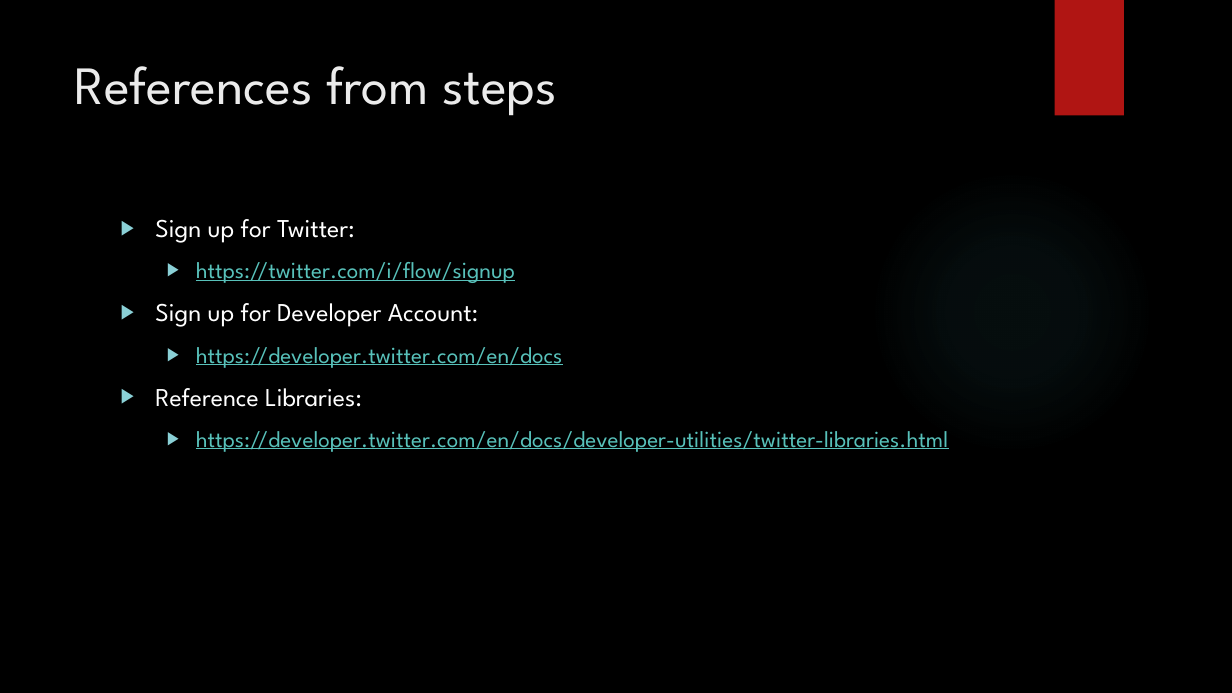
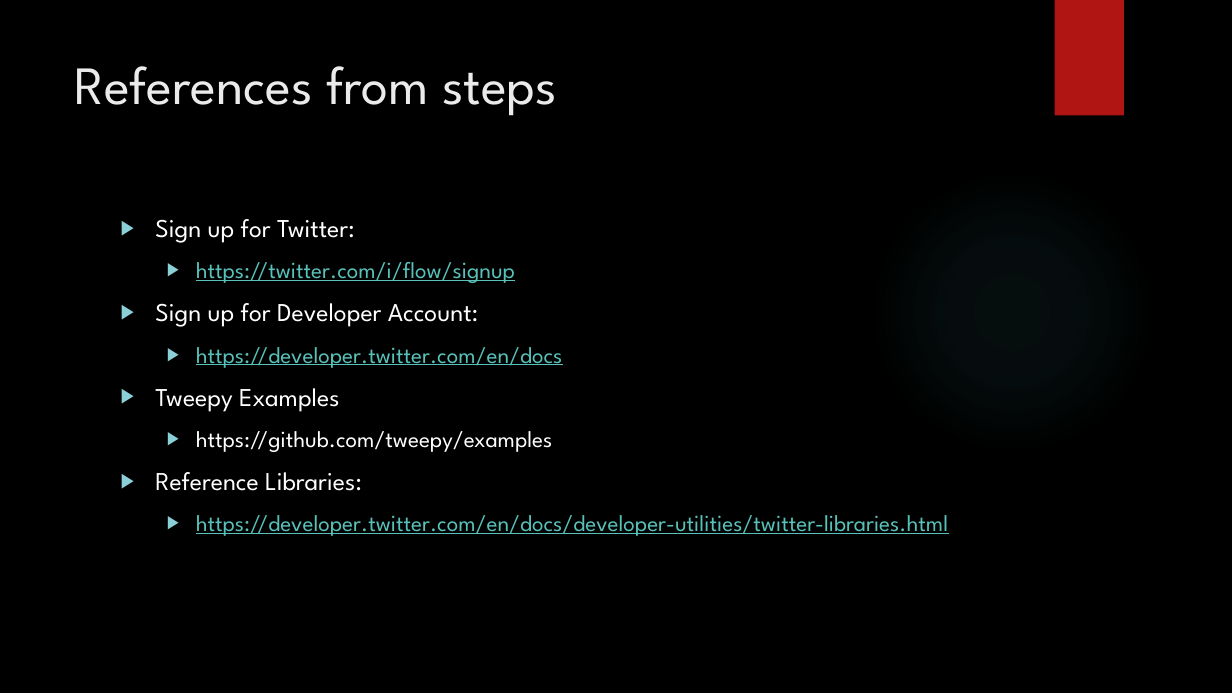
Before and after one commit to elibrunette/PyDataTwitterPresentation, a slide deck: slide 12 of TwitterStreamPresentation.pptx (slide 11 before the commit). Drawn at 1232x693 pixels with LibreOffice and Linux fonts; fonts in the diff are those of the drawing; background and template pictures are left out. Boxes give left, top, right and bottom in pixels: in the first picture for what was removed or moved away, otherwise in the second. Text is boxed around its words. In the diff, an @@ line names an element or a change of style, - is before the commit and + after.

```diff
--- a/TwitterStreamPresentation.pptx
+++ b/TwitterStreamPresentation.pptx
@@ text at box(155, 388, 553, 452): paragraphs added @@
+▶ Tweepy Examples
+  ▶ https://github.com/tweepy/examples
```
Also in this commit, not shown: 2 other slides changed, 1 slide added, 3 other files.
